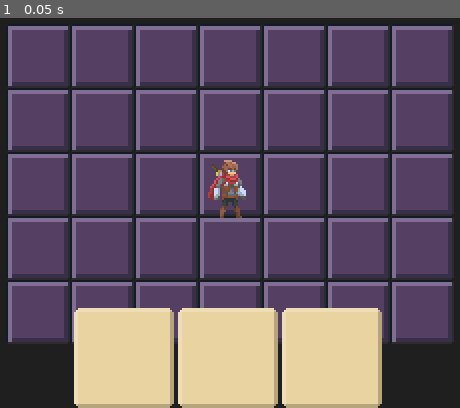
Above: before the commit, frame 1.
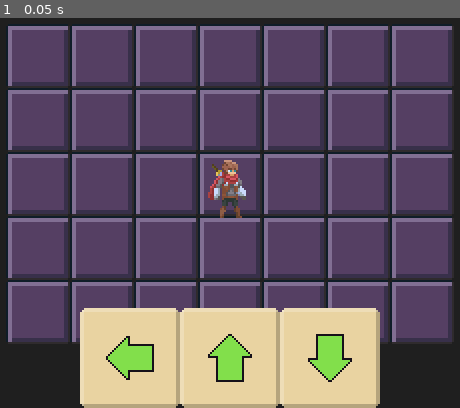
Above: after the commit, the same moment.

Repository: itsMapleLeaf/card-roguelike-godot
Game: Godot game, scene res://game.tscn
Same seed, same stepped clock (60 frames per second), same inputs: the game is played once before the commit and once after it.
Inputs:
- Up to frame 1 (0.05 s): no input

The runs differ from the first frame. In frame 1, 3.6% of the frame differs, in the area x 16-84%, y 74-100%.

Commit message:
cards (this was difficult)

Diff:
--- a/game.gd
+++ b/game.gd
@@ -2,16 +2,31 @@
 
 var floor_tile_texture = load("res://assets/tiles.png")
 var player_texture = load("res://assets/player/adventurer-idle-00.png")
+var card_background_texture = load("res://assets/card.png")
+var arrow_up_texture = load("res://assets/arrow_up.png")
 
 const grid_size = Vector2(7, 5)
-const grid_scale = 32
+const grid_scale = 32.0
+const card_spacing = 50.0
+const hand_height = 50.0
 
 var player_grid_position = (grid_size / 2).floor()
 
 var player: Sprite
 var camera: Camera2D
 
+var deck = [
+	Card.new(arrow_up_texture, 0.0), # up
+	Card.new(arrow_up_texture, 90.0), # right
+	Card.new(arrow_up_texture, 180.0), # down
+	Card.new(arrow_up_texture, 270.0), # left
+]
+
+var hand = []
+
 func _ready():
+	randomize()
+
 	var world: Node2D = get_node("GameWorld")
 
 	for x in range(grid_size.x):
@@ -26,6 +41,43 @@
 	camera.current = true
 	world.add_child(camera)
 
+	# deal initial hand
+	deck.shuffle()
+	for _i in 3:
+		hand.append(deck.pop_front())
+
+	var cards_container = get_node("Cards")
+	for card in hand:
+		var card_node = Node2D.new()
+		cards_container.add_child(card_node)
+
+		var card_background_sprite = Sprite.new()
+		card_background_sprite.name = "Background"
+		card_background_sprite.texture = card_background_texture
+		card_node.add_child(card_background_sprite)
+
+		var card_icon_sprite = Sprite.new()
+		card_icon_sprite.name = "Icon"
+		card_icon_sprite.texture = card.texture
+		card_icon_sprite.rotation_degrees = card.image_rotation
+		card_node.add_child(card_icon_sprite)
+
+	var card_nodes = cards_container.get_children()
+	var viewport_size = get_viewport_rect().size
+
+	print(viewport_size)
+
+	for index in card_nodes.size():
+		var card_node: Node2D = card_nodes[index]
+
+		card_node.position = Vector2(
+			viewport_size.x / 2
+				- (hand.size() * card_spacing) / 2
+				+ index * card_spacing
+				+ card_spacing / 2,
+			(viewport_size.y - hand_height / 2)
+		)
+
 func _process(_delta):
 	player.position = player_grid_position * grid_scale
 	camera.position = player.position
@@ -38,3 +90,11 @@
 	floor_tile.position = Vector2(grid_x, grid_y) * grid_scale
 	floor_tile.visible = true
 	return floor_tile
+
+class Card:
+	var texture: Texture
+	var image_rotation: float
+
+	func _init(_texture, _image_rotation):
+		texture = _texture
+		image_rotation = _image_rotation
--- a/game.tscn
+++ b/game.tscn
@@ -1,46 +1,10 @@
-[gd_scene load_steps=3 format=2]
+[gd_scene load_steps=2 format=2]
 
 [ext_resource path="res://game.gd" type="Script" id=1]
-[ext_resource path="res://assets/card.png" type="Texture" id=2]
 
 [node name="Gameplay" type="Node2D"]
 script = ExtResource( 1 )
 
 [node name="GameWorld" type="Node2D" parent="."]
 
-[node name="UI" type="CanvasLayer" parent="."]
-
-[node name="CenterContainer" type="CenterContainer" parent="UI"]
-margin_top = 174.0
-margin_right = 399.0
-margin_bottom = 224.0
-__meta__ = {
-"_edit_use_anchors_": false
-}
-
-[node name="GridContainer" type="GridContainer" parent="UI/CenterContainer"]
-margin_left = 122.0
-margin_right = 276.0
-margin_bottom = 50.0
-custom_constants/hseparation = 2
-columns = 1024
-__meta__ = {
-"_edit_use_anchors_": false
-}
-
-[node name="TextureRect" type="TextureRect" parent="UI/CenterContainer/GridContainer"]
-margin_right = 50.0
-margin_bottom = 50.0
-texture = ExtResource( 2 )
-
-[node name="TextureRect2" type="TextureRect" parent="UI/CenterContainer/GridContainer"]
-margin_left = 52.0
-margin_right = 102.0
-margin_bottom = 50.0
-texture = ExtResource( 2 )
-
-[node name="TextureRect3" type="TextureRect" parent="UI/CenterContainer/GridContainer"]
-margin_left = 104.0
-margin_right = 154.0
-margin_bottom = 50.0
-texture = ExtResource( 2 )
+[node name="Cards" type="CanvasLayer" parent="."]
Binary file added: assets/arrow_up.png
Not shown, added: assets/arrow_up.png.import
